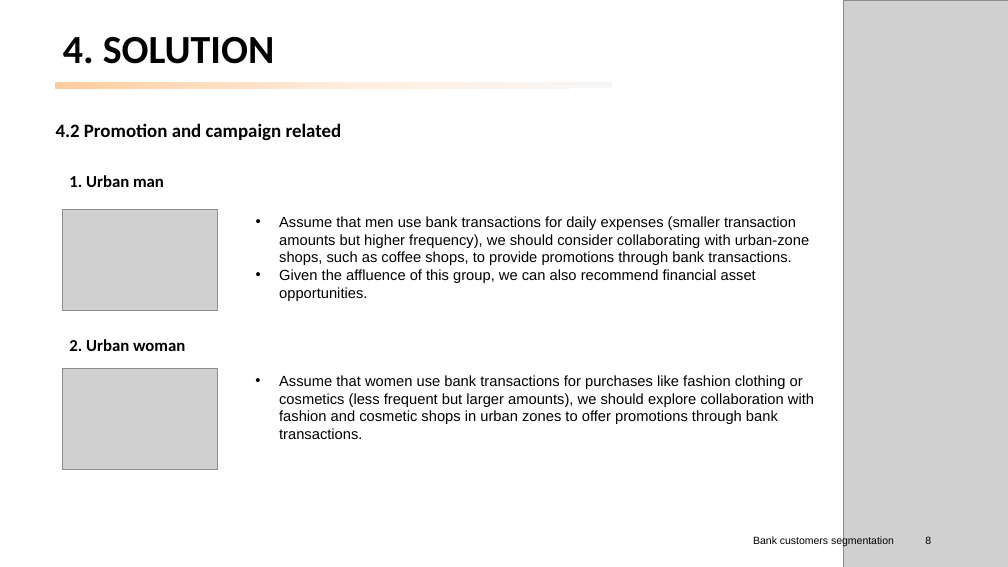
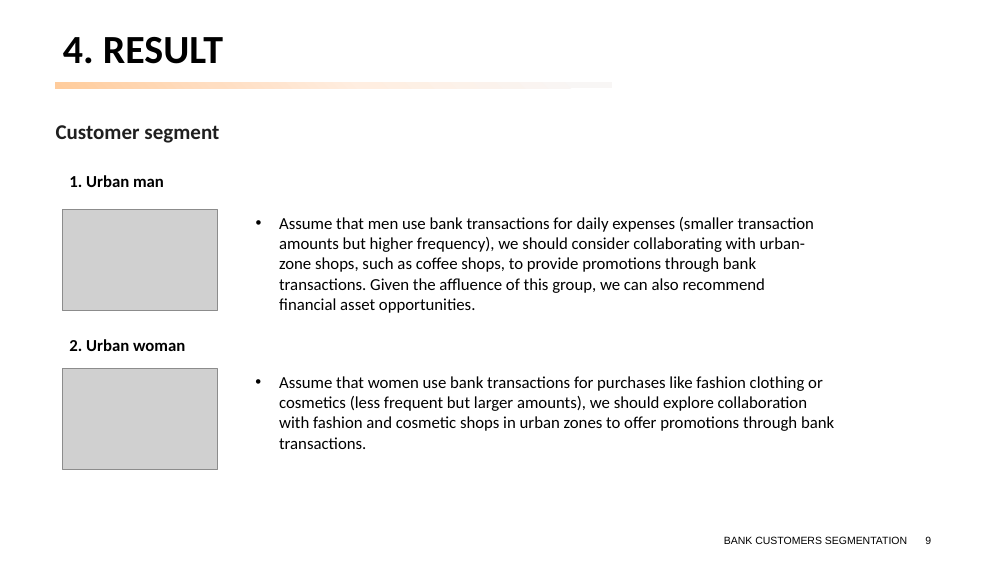
Before and after one commit to peerapat-t/Banking-customer-segmentation, a slide deck: slide 9 of banking customer segmentation.pptx (slide 8 before the commit). Drawn at 1008x567 pixels with LibreOffice and Linux fonts; fonts in the diff are those of the drawing; grey boxes stand for pictures. Boxes give left, top, right and bottom in pixels: in the first picture for what was removed or moved away, otherwise in the second. Text is boxed around its words. In the diff, an @@ line names an element or a change of style, - is before the commit and + after.

```diff
--- a/banking customer segmentation.pptx
+++ b/banking customer segmentation.pptx
@@ picture removed at [843, 0, 1008, 567] @@
@@ title at [63, 37, 223, 64]: text changed @@
-4. SOLUTION
+4. RESULT
@@ text removed at [56, 123, 342, 141] @@
-4.2 Promotion and campaign related
@@ text added at [56, 125, 219, 143], 20 pt, text #1F1F1F, bold @@
+Customer segment
@@ text at [279, 217, 815, 313]: text changed; size 14 to 16 pt; font Arial to Calibri @@
-• Assume that men use bank transactions for daily expenses (smaller transaction amounts but higher frequency), we should consider collaborating with urban-zone shops, such as coffee shops, to provide promotions through bank transactions.
-• Given the affluence of this group, we can also recommend financial asset opportunities.
+• Assume that men use bank transactions for daily expenses (smaller transaction amounts but higher frequency), we should consider collaborating with urban-zone shops, such as coffee shops, to provide promotions through bank transactions. Given the affluence of this group, we can also recommend financial asset opportunities.
@@ text "Assume that women use bank ..." at [279, 376, 834, 449]: size 14 to 16 pt, font Arial to Calibri @@
@@ text at [724, 536, 907, 544]: text changed @@
-Bank customers segmentation
+BANK CUSTOMERS SEGMENTATION
@@ page number at [925, 536, 931, 544]: text changed @@
-8
+9
```
Also in this commit, not shown: 12 other slides changed, 6 slides added, 5 slides removed, 2 other files.
